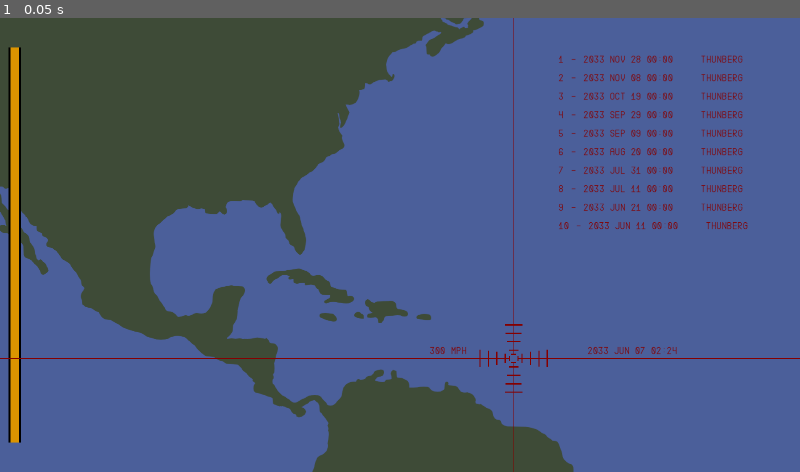
Above: before the commit, frame 1.
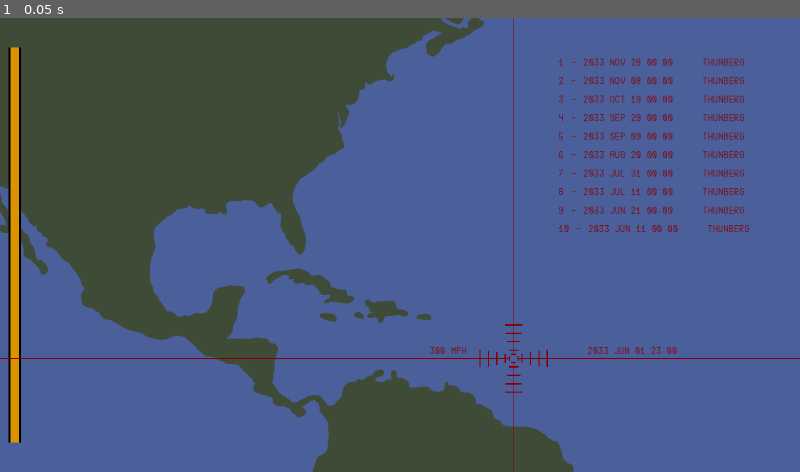
Above: after the commit, the same moment.

Repository: nschrag/BigHurricaneHunter
Game: Godot game, scene res://Map02.tscn
Same seed, same stepped clock (60 frames per second), same inputs: the game is played once before the commit and once after it.
Inputs:
- Up to frame 1 (0.05 s): no input

The runs differ from the first frame. In frame 1, 1.8% of the frame differs, in the area x 69-94%, y 8-75%.

Commit message:
Game over and results kind of working
- Reduced max damage
- Properly start/stop timer and check for high score
- Replaced player name label with line edit control

Diff:
--- a/DamageMeter.gd
+++ b/DamageMeter.gd
@@ -1,6 +1,8 @@
 extends Node2D
 
-@export var max_damage: float = 10**6
+signal max_damage_sustained()
+
+@export var max_damage: float = 10**4
 var damage_meter: Line2D
 var damage_meter_length: float
 
@@ -9,5 +11,8 @@
 	damage_meter_length = abs(damage_meter.get_point_position(0).y - damage_meter.get_point_position(1).y)
 
 func _on_total_damage_changed(damage: float) -> void:
-	var pct = 1 - damage / max_damage
+	var pct = max(0, 1 - damage / max_damage)
 	damage_meter.set_point_position(1, Vector2(damage_meter.get_point_position(0).x, damage_meter.get_point_position(0).y - damage_meter_length * pct))
+
+	if damage > max_damage:
+		max_damage_sustained.emit()
--- a/Game.gd
+++ b/Game.gd
@@ -1,9 +1,10 @@
 extends Node2D
 
-enum State { TITLE, PLAY, RESULTS }
-var game_state = State.TITLE
+enum State { BOOT, TITLE, PLAY, RESULTS }
+var game_state = State.BOOT
 
 @onready var reticule: Reticule = $Reticule
+@onready var game_timer: GameTimer = $Reticule/Center/DateTime
 
 @export var hurricane: PackedScene
 @export var spawn_rate: float = 2
@@ -22,6 +23,9 @@
 			pass
 
 func goto_state(state: State) -> void:
+	if game_state == state:
+		return
+
 	match state:
 		State.TITLE:
 			game_state = State.TITLE
@@ -30,7 +34,9 @@
 			game_state = State.PLAY
 			begin_state_play()
 		State.RESULTS:
-			pass
+			game_state = State.RESULTS
+			begin_state_results()
+
 
 func begin_state_title() -> void:
 	reticule.set_reticule_position(Vector2(270, 270))
@@ -40,6 +46,7 @@
 
 func begin_state_play() -> void:
 	$HighScoreDisplay.visible = false
+	game_timer.start_timer()
 
 func process_state_play(delta: float) -> void:
 	reticule.process_input(delta, true)
@@ -48,6 +55,13 @@
 
 		var h: Hurricane = hurricane.instantiate()
 		h.configure($Map01)
+
+func begin_state_results() -> void:
+	game_timer.stop_timer()
+	var scores = $HighScoreDisplay
+	if scores.is_high_score(game_timer.duration):
+		scores.insert_high_score(game_timer.duration)
+	$HighScoreDisplay.visible = true
 
 func _unhandled_input(event: InputEvent) -> void:
 	if game_state == State.TITLE:
@@ -62,3 +76,6 @@
 		State.TITLE:
 			if fully_charged:
 				goto_state(State.PLAY)
+
+func _on_max_damage_sustained() -> void:
+	goto_state(State.RESULTS)
--- a/GameTimer.gd
+++ b/GameTimer.gd
@@ -14,5 +14,20 @@
 	var date_time = Time.get_datetime_dict_from_unix_time(get_start_timestamp() + game_milliseconds)
 	return "%d %s %02d %02d:%02d" % [date_time["year"], months[date_time["month"]], date_time["day"], date_time["hour"], date_time["minute"]]
 
+func _ready() -> void:
+	set_process(false)
+
+var milliseconds_since_start: int
+func start_timer() -> void:
+	milliseconds_since_start = Time.get_ticks_msec()
+	set_process(true)
+
+var duration: int
+func stop_timer() -> void:
+	if is_processing():
+		duration = Time.get_ticks_msec() - milliseconds_since_start
+		text = format_time(duration)
+		set_process(false)
+
 func _process(delta: float) -> void:
-	text = format_time(Time.get_ticks_msec() )
+	text = format_time(Time.get_ticks_msec() - milliseconds_since_start)
--- a/HighScoreDisplay.gd
+++ b/HighScoreDisplay.gd
@@ -22,3 +22,24 @@
 		ui.populate(i + 1, entry["name"], entry["score"])
 		add_child(ui)
 		i = i + 1
+
+func refresh_display() -> void:
+	var i = 0
+	for entry in high_scores:
+		var ui = get_child(i)
+		ui.populate(i + 1, entry["name"], entry["score"])
+		i = i + 1
+
+func is_high_score(score: int) -> bool:
+	return score > high_scores.back()["score"]
+
+func insert_high_score(score: int) -> void:
+	var index = 0
+	for entry in high_scores:
+		if score > entry["score"]:
+			break
+		index = index + 1
+
+	high_scores.insert(index, { "name": "", "score": score })
+	high_scores.pop_back()
+	refresh_display()
--- a/HighScoreEntryUI.tscn
+++ b/HighScoreEntryUI.tscn
@@ -1,7 +1,8 @@
-[gd_scene load_steps=3 format=3 uid="uid://c0tx30da0bbm4"]
+[gd_scene load_steps=4 format=3 uid="uid://c0tx30da0bbm4"]
 
 [ext_resource type="LabelSettings" uid="uid://b2smq1q877j2o" path="res://ReticuleLabel.tres" id="1_relyq"]
 [ext_resource type="Script" uid="uid://4gw2uo77l1dd" path="res://HighScoreEntry.gd" id="1_y0tp2"]
+[ext_resource type="Theme" uid="uid://mj45j2a4x55k" path="res://UITheme.tres" id="3_cvmjs"]
 
 [node name="HFlowContainer" type="VFlowContainer"]
 custom_minimum_size = Vector2(0, 40)
@@ -9,21 +10,36 @@
 
 [node name="Rank" type="Label" parent="."]
 layout_mode = 2
+size_flags_vertical = 7
+theme = ExtResource("3_cvmjs")
 text = "01"
 label_settings = ExtResource("1_relyq")
+vertical_alignment = 1
 
 [node name="Dash" type="Label" parent="."]
 layout_mode = 2
+size_flags_vertical = 7
+theme = ExtResource("3_cvmjs")
 text = " - "
 label_settings = ExtResource("1_relyq")
+vertical_alignment = 1
 
 [node name="DateTime" type="Label" parent="."]
 custom_minimum_size = Vector2(275, 0)
 layout_mode = 2
+size_flags_vertical = 7
+theme = ExtResource("3_cvmjs")
 text = "2033 July 04 21:00"
 label_settings = ExtResource("1_relyq")
+vertical_alignment = 1
 
-[node name="PlayerName" type="Label" parent="."]
+[node name="PlayerName" type="LineEdit" parent="."]
 layout_mode = 2
-text = "player name"
-label_settings = ExtResource("1_relyq")
+size_flags_vertical = 3
+theme = ExtResource("3_cvmjs")
+text = "computer"
+max_length = 10
+editable = false
+expand_to_text_length = true
+flat = true
+caret_blink = true
--- a/Land.gd
+++ b/Land.gd
@@ -1,6 +1,6 @@
 extends Area2D
 
-signal total_damage_changed(damage: int)
+signal total_damage_changed(damage: float)
 
 var hurricanes: Array[Node2D]
 var damage: float
--- a/Map02.tscn
+++ b/Map02.tscn
@@ -11,6 +11,7 @@
 [ext_resource type="Theme" uid="uid://mj45j2a4x55k" path="res://UITheme.tres" id="9_vv0lo"]
 [ext_resource type="Script" uid="uid://rricbw2gx26i" path="res://HighScoreDisplay.gd" id="10_q5vca"]
 [ext_resource type="PackedScene" uid="uid://c0tx30da0bbm4" path="res://HighScoreEntryUI.tscn" id="11_vv0lo"]
+[ext_resource type="FontFile" uid="uid://dtj5ub042le60" path="res://RubikGlitch-Regular.ttf" id="12_q5vca"]
 
 [sub_resource type="Curve" id="Curve_s8noj"]
 _data = [Vector2(0, 0), 0.0, 0.0, 0, 0, Vector2(0.316177, 1), 0.142148, 0.142148, 0, 0, Vector2(0.75, 1), 0.0, 0.0, 0, 0, Vector2(1, 0), 0.0, 0.0, 0, 0]
@@ -59,7 +60,7 @@
 [node name="Node2D" type="Node2D" parent="."]
 visible = false
 position = Vector2(272, -195)
-rotation = 326496.0
+rotation = 376594.0
 script = ExtResource("5_s8noj")
 active = true
 rate = 1.0
@@ -100,7 +101,52 @@
 script = ExtResource("10_q5vca")
 entry_ui = ExtResource("11_vv0lo")
 
+[node name="Title" type="Node2D" parent="."]
+visible = false
+position = Vector2(-960, -540)
+
+[node name="Label" type="Label" parent="Title"]
+offset_left = 125.0
+offset_top = 178.579
+offset_right = 347.0
+offset_bottom = 330.579
+rotation = -0.364166
+theme_override_fonts/font = ExtResource("12_q5vca")
+theme_override_font_sizes/font_size = 128
+text = "Big"
+
+[node name="Label2" type="Label" parent="Title"]
+offset_left = 86.0
+offset_top = 320.579
+offset_right = 943.0
+offset_bottom = 510.579
+rotation = -0.316309
+theme_override_fonts/font = ExtResource("12_q5vca")
+theme_override_font_sizes/font_size = 160
+text = "Hurricane"
+
+[node name="Label3" type="Label" parent="Title"]
+offset_left = 174.0
+offset_top = 517.579
+offset_right = 859.0
+offset_bottom = 707.579
+rotation = -0.505054
+theme_override_fonts/font = ExtResource("12_q5vca")
+theme_override_font_sizes/font_size = 160
+text = "Hunter"
+
+[node name="Label4" type="Label" parent="Title"]
+offset_left = 197.0
+offset_top = 668.579
+offset_right = 882.0
+offset_bottom = 858.579
+rotation = -0.273306
+theme_override_fonts/font = ExtResource("12_q5vca")
+theme_override_font_sizes/font_size = 160
+text = "2033"
+
 [connection signal="body_entered" from="Map01/Area2D" to="Map01/Area2D" method="_on_body_entered"]
 [connection signal="body_exited" from="Map01/Area2D" to="Map01/Area2D" method="_on_body_exited"]
 [connection signal="total_damage_changed" from="Map01/Area2D" to="DamageMeter" method="_on_total_damage_changed"]
 [connection signal="fire" from="Reticule" to="." method="_on_reticule_fire"]
+[connection signal="max_damage_sustained" from="DamageMeter" to="." method="_on_max_damage_sustained"]
--- a/UITheme.tres
+++ b/UITheme.tres
@@ -4,4 +4,11 @@
 
 [resource]
 default_font = ExtResource("1_cqvjm")
-default_font_size = 16
+default_font_size = 24
+LineEdit/colors/caret_color = Color(0.521569, 0, 0, 1)
+LineEdit/colors/font_color = Color(0.521569, 0, 0, 1)
+LineEdit/colors/font_outline_color = Color(0.521569, 0, 0, 1)
+LineEdit/colors/font_uneditable_color = Color(0.521569, 0, 0, 1)
+LineEdit/colors/selection_color = Color(0.501961, 0.501961, 0.501961, 0)
+LineEdit/constants/caret_width = 3
+LineEdit/constants/outline_size = 1
Not shown: 1 places in Map02.tscn that only renumber resources
Binary file added: RubikGlitch-Regular.ttf
Not shown, added: RubikGlitch-Regular.ttf.import
